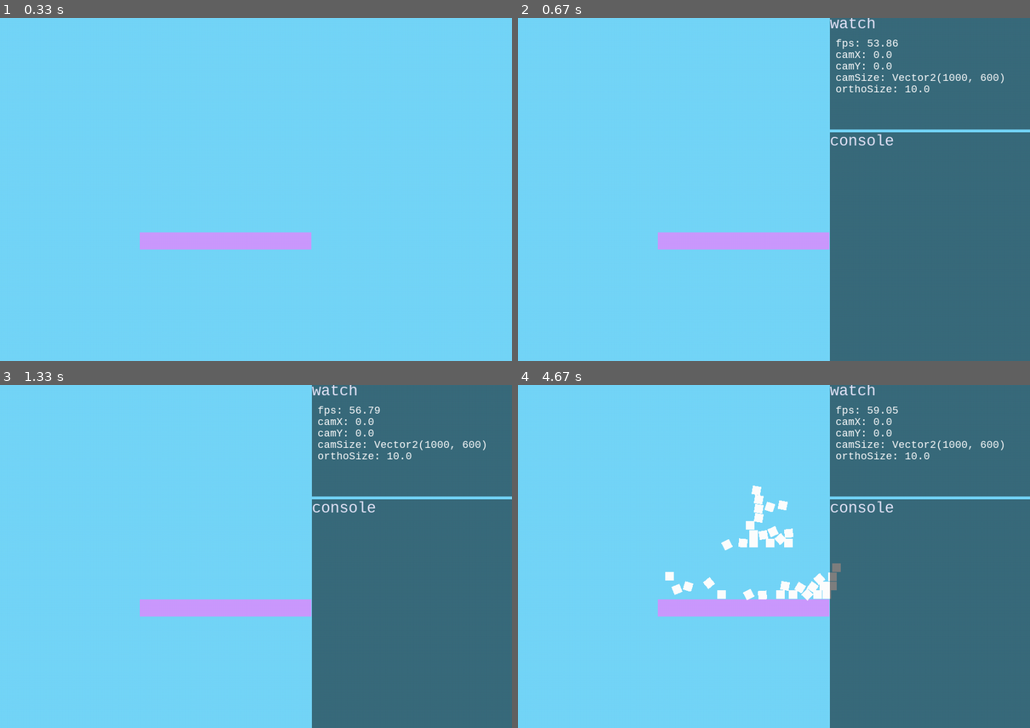
Above: before the commit, frames 1-4 (two rows, left to right).
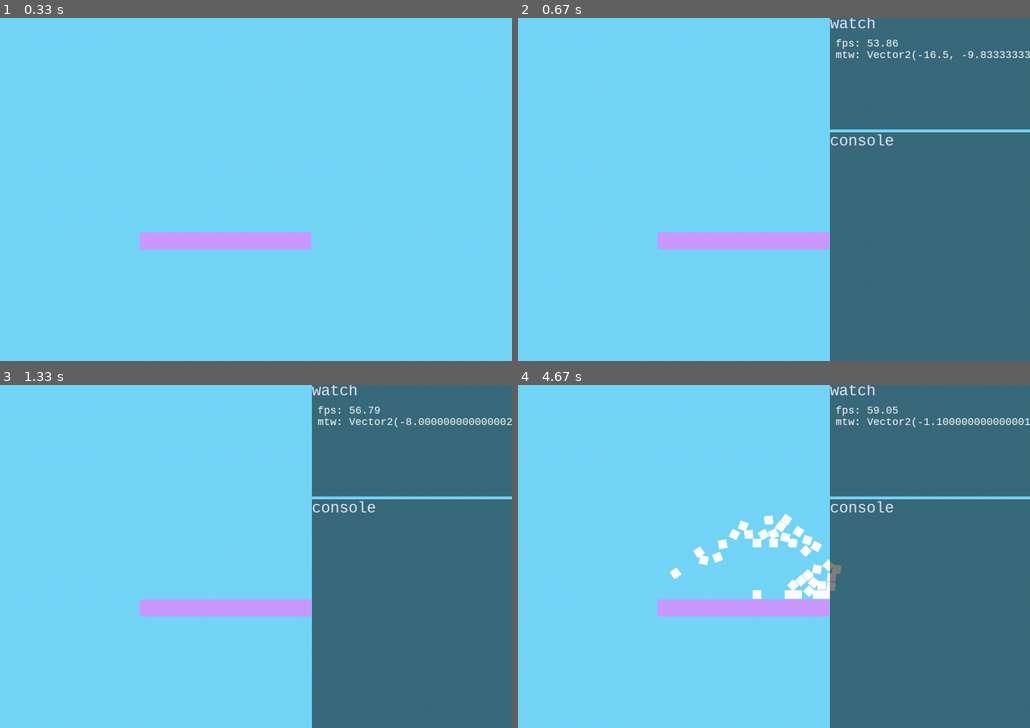
Above: after the commit, the same moments.

Repository: AchoDev/Lumina-Engine
Game: pygame game, started from test2.py
The game is run twice, just before and just after one commit, with the same random seed, the same clock (stepped at 60 frames per second) and the same inputs.
Inputs (mouse positions are in pixels of both pictures, inside the frame that each line leads up to):
- Up to frame 1 (0.33 s): no input
- Up to frame 2 (0.67 s): tap 0 at 0.33 s
- Up to frame 3 (1.33 s): hold Right 0.67-1.13 s; move the mouse to (409, 546) at 0.7 s; hold Up from 1.17 s (still down); move the mouse to (87, 559) at 1.2 s
- Up to frame 4 (4.67 s): release Up at 1.47 s; hold Right 1.5-1.97 s; hold D 1.5-1.97 s; move the mouse to (569, 505) at 1.53 s; hold Left 2-2.53 s; hold A 2-2.53 s; move the mouse to (830, 436) at 2.03 s; hold Down 2.57-2.87 s; move the mouse to (809, 587) at 2.6 s; hold Left 2.9-3.3 s; hold A 2.9-3.3 s; move the mouse to (753, 439) at 2.93 s; hold Up 3.33-3.7 s; move the mouse to (538, 546) at 3.37 s; hold Right 3.73-4.37 s; hold D 3.73-4.37 s; move the mouse to (753, 590) at 3.77 s; hold Down from 4.4 s (still down); move the mouse to (722, 498) at 4.43 s

Frame 1 is identical in both runs. In frame 2, 0.9% of the frame differs, in the area x 62-100%, y 9-22%; in frame 3, 1.0%; in frame 4, 3.1%, in the area x 28-100%, y 9-63%.

Commit message:
added scroll moving

Diff:
--- a/Scene.py
+++ b/Scene.py
@@ -97,6 +97,7 @@
             current_mouse = self.mouse_to_window()
             self.camera.transform.position = self.__previous_mouse_pos - current_mouse
 
+        pos = Input.get_mouse_pos()
         if(Input.get_mouse()[2]):
             if(self.__previous_mouse_pos == None):
                 self.__previous_mouse_pos = self.mouse_to_world()
@@ -104,6 +105,7 @@
             self.__previous_mouse_pos = None
 
         self.camera.orthographic_size -= Input.get_mouse_scroll() * (self.camera.orthographic_size / 5)
+        self.camera.transform.position += (self.mouse_to_window() / 4) * Input.get_mouse_scroll()
 
 
         if self.debug_mode:
--- a/test2.py
+++ b/test2.py
@@ -11,29 +11,47 @@
 b.add_component(Rigidbody(static=True))
 b.add_component(Boxcollider())
 
-# b2 = scene.add_object(Square(0, 1, 1, 1, red))
-# b2.add_component(Rigidbody())
-# b2.add_component(Boxcollider())
+b2 = scene.add_object(Square(0, 1, 1, 4, red))
+b2.add_component(Rigidbody(static=True))
+b2.add_component(Boxcollider())
 
 b3 = scene.add_object(Square(0, 3, 10, 1, violet))
 b3.add_component(Boxcollider())
+
+
+bucket1 = scene.add_object(Square(0, 1, 5, 1, blue_violet))
+bucket1.add_component(Rigidbody(static=True))
+bucket1.add_component(Boxcollider())
+
+bucket2 = scene.add_object(Square(0, 1, 1, 4, blue_violet))
+bucket2.add_component(Rigidbody(static=True))
+bucket2.add_component(Boxcollider())
+
+bucket3 = scene.add_object(Square(0, 1, 1, 4, blue_violet))
+bucket3.add_component(Rigidbody(static=True))
+bucket3.add_component(Boxcollider())
+
 
 # debug_cube = scene.add_object(Square(0, 0, 1, 1, orchid))
 # debug_cube.name = 'DEBUG CUBE'
 
 # scene.camera.transform.x = 10
 
-show_box = Container(False)
-move_box = Container(False)
+class BoxType(Enum):
+    NONE = 0
+    PLATFORM = 1
+    WALL = 2
+    BUCKET = 3
 
-console.watch(lambda: scene.camera.transform.get_position().x, 'camX')
-console.watch(lambda: scene.camera.transform.get_position().y, 'camY')
-console.watch(lambda: scene.camera.transform.get_size(), 'camSize')
-console.watch(lambda: scene.camera.orthographic_size, 'orthoSize')
+current_box = Container(BoxType.NONE)
 
-scene.add_event(KeyEvent('h', lambda: console.log('hello achodev.me!')))
-scene.add_event(KeyEvent('q', lambda: show_box.toggle()))
-scene.add_event(KeyEvent('w', lambda: move_box.toggle()))
+def switch_box():
+
+    current_box.value = BoxType((current_box.value.value + 1) % 4)
+
+console.watch(lambda: scene.mouse_to_window(), 'mtw')
+
+scene.add_event(KeyEvent('q', lambda: switch_box()))
 
 while True:
     mouse_pos = scene.camera.window_to_world_position(get_mouse_pos())
@@ -43,13 +61,30 @@
         new.add_component(Rigidbody())
         new.add_component(Boxcollider())
 
-    if show_box.value:
-        b.active = True
-        if move_box.value:
-            b.get_component("Rigidbody").smooth_move_to(mouse_pos, 10)
-            # b.transform.set_position(mouse_pos)
-    else:
-        b.active = False
+    b.active = False
+    b2.active = False
+
+    bucket1.active = False
+    bucket2.active = False
+    bucket3.active = False
+
+    speed = 30
+
+    match current_box.value:
+        case BoxType.PLATFORM:
+            b.get_component("Rigidbody").smooth_move_to(mouse_pos, speed)
+            b.active = True
+        case BoxType.WALL:
+            b2.get_component("Rigidbody").smooth_move_to(mouse_pos, speed)
+            b2.active = True
+        case BoxType.BUCKET:
+            bucket1.get_component("Rigidbody").smooth_move_to(mouse_pos, speed)
+            bucket2.get_component("Rigidbody").smooth_move_to(mouse_pos + Vector2(2, - 2), speed)
+            bucket3.get_component("Rigidbody").smooth_move_to(mouse_pos + Vector2(-2, - 2), speed)
+            bucket1.active = True
+            bucket2.active = True
+            bucket3.active = True
+
 
     # debug_cube.transform.set_position(mouse_pos)
 
